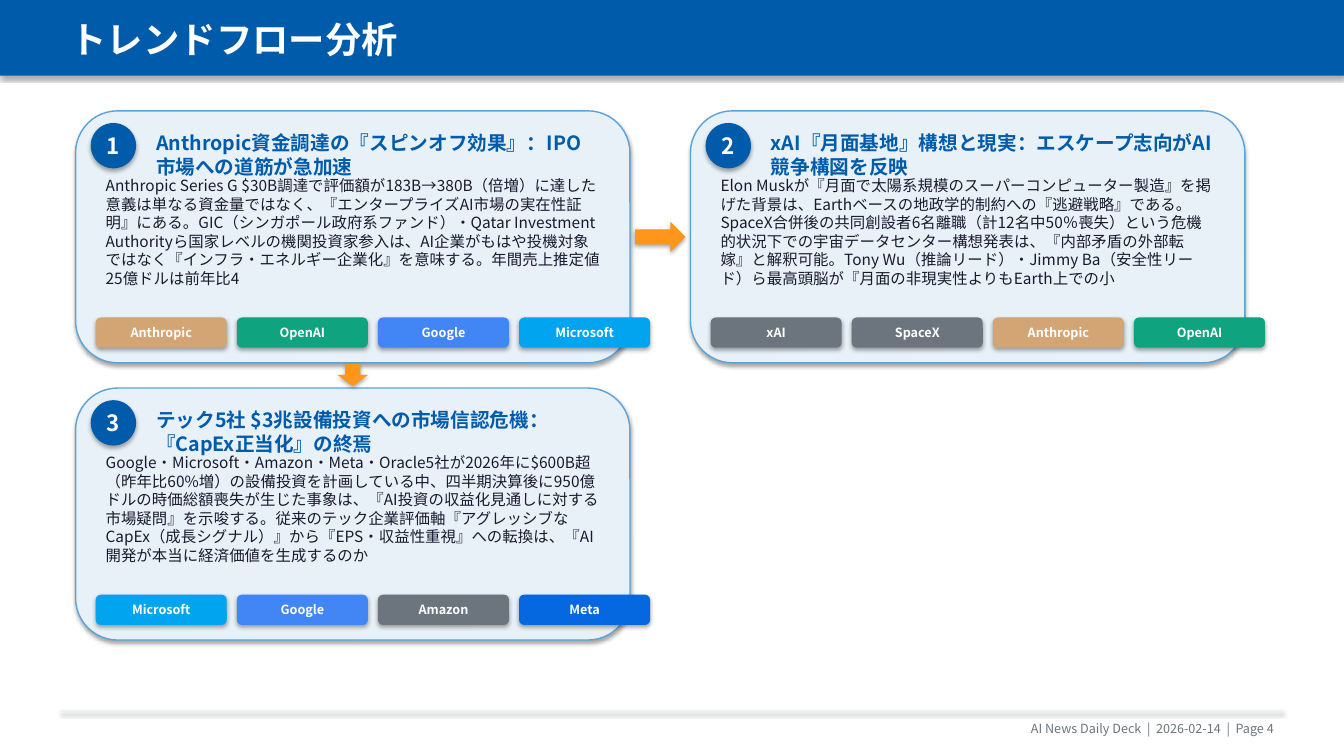
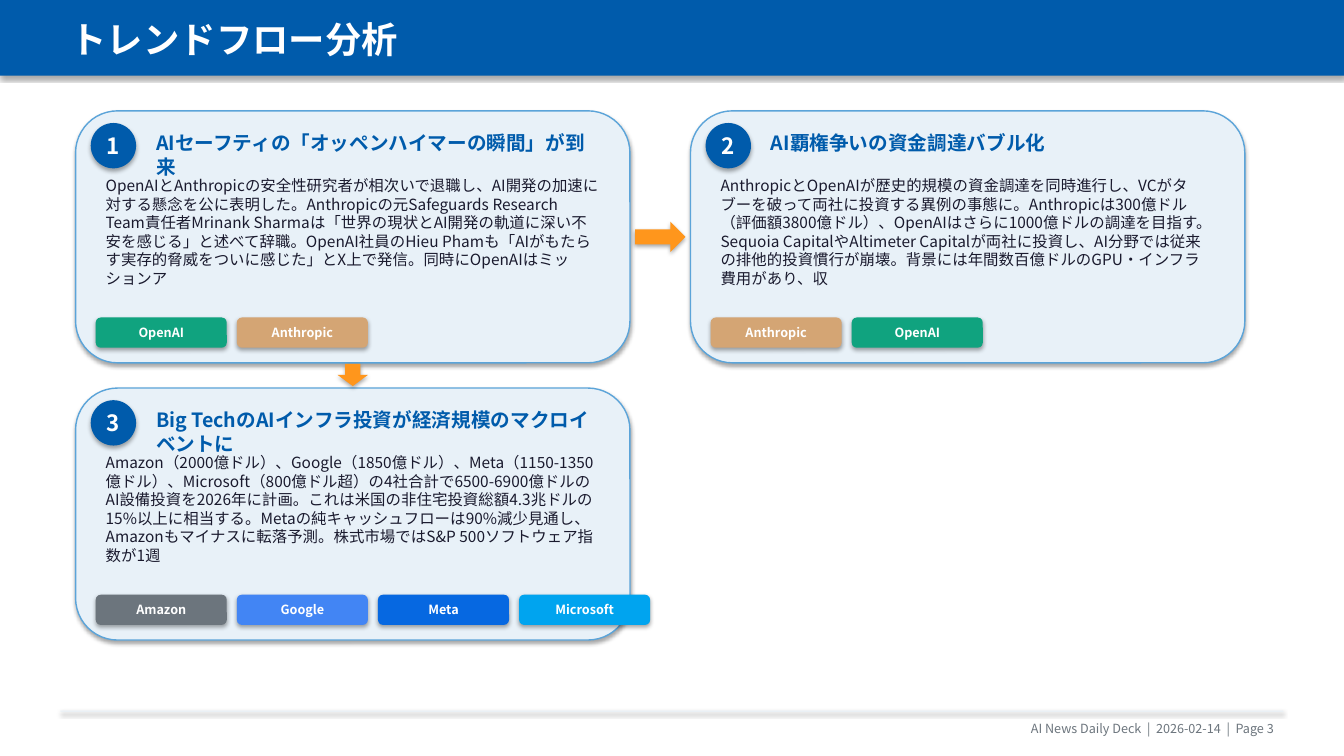
Before and after one commit to chel2311/ai-news-deck-reports, a slide deck: slide 4 of 2026-02-14/report_2026-02-14.pptx (slide 5 before the commit). Drawn at 1344x756 pixels with LibreOffice and Linux fonts; fonts in the diff are those of the drawing. Boxes give left, top, right and bottom in pixels: in the first picture for what was removed or moved away, otherwise in the second. Text is boxed around its words. In the diff, an @@ line names an element or a change of style, - is before the commit and + after.

Commit message:
Add 2026-02-14 daily report

```diff
--- a/2026-02-14/report_2026-02-14.pptx
+++ b/2026-02-14/report_2026-02-14.pptx
@@ text at bbox=[156, 133, 585, 176]: text changed @@
-Anthropic資金調達の『スピンオフ効果』：IPO市場への道筋が急加速
+AIセーフティの「オッペンハイマーの瞬間」が到来
@@ text at bbox=[771, 133, 1045, 152]: text changed @@
-xAI『月面基地』構想と現実：エスケープ志向がAI競争構図を反映
+AI覇権争いの資金調達バブル化
@@ text at bbox=[106, 178, 599, 269]: text changed @@
-Anthropic Series G $30B調達で評価額が183B→380B（倍増）に達した意義は単なる資金量ではなく、『エンタープライズAI市場の実在性証明』にある。GIC（シンガポール政府系ファンド）・Qatar Investment Authorityら国家レベルの機関投資家参入は、AI企業がもはや投機対象ではなく『インフラ・エネルギー企業化』を意味する。年間売上推定値25億ドルは前年比4
+OpenAIとAnthropicの安全性研究者が相次いで退職し、AI開発の加速に対する懸念を公に表明した。Anthropicの元Safeguards Research Team責任者Mrinank Sharmaは「世界の現状とAI開発の軌道に深い不安を感じる」と述べて辞職。OpenAI社員のHieu Phamも「AIがもたらす実存的脅威をついに感じた」とX上で発信。同時にOpenAIはミッションア
@@ text at bbox=[721, 178, 1212, 285]: text changed @@
-Elon Muskが『月面で太陽系規模のスーパーコンピューター製造』を掲げた背景は、Earthベースの地政学的制約への『逃避戦略』である。SpaceX合併後の共同創設者6名離職（計12名中50％喪失）という危機的状況下での宇宙データセンター構想発表は、『内部矛盾の外部転嫁』と解釈可能。Tony Wu（推論リード）・Jimmy Ba（安全性リード）ら最高頭脳が『月面の非現実性よりもEarth上での小
+AnthropicとOpenAIが歴史的規模の資金調達を同時進行し、VCがタブーを破って両社に投資する異例の事態に。Anthropicは300億ドル（評価額3800億ドル）、OpenAIはさらに1000億ドルの調達を目指す。Sequoia CapitalやAltimeter Capitalが両社に投資し、AI分野では従来の排他的投資慣行が崩壊。背景には年間数百億ドルのGPU・インフラ費用があり、収
@@ rounded rectangle removed at bbox=[378, 318, 509, 348] @@
@@ text removed at bbox=[422, 327, 466, 340] @@
-Google
@@ rounded rectangle removed at bbox=[519, 318, 650, 348] @@
@@ rounded rectangle at bbox=[711, 318, 842, 348]: fill #6C757D to #D4A574 @@
@@ text removed at bbox=[766, 327, 785, 337] @@
-xAI
@@ rounded rectangle at bbox=[852, 318, 983, 348]: fill #6C757D to #10A37F @@
@@ text removed at bbox=[895, 327, 940, 340] @@
-SpaceX
@@ rounded rectangle removed at bbox=[993, 318, 1124, 348] @@
@@ rounded rectangle removed at bbox=[1134, 318, 1265, 348] @@
@@ text at bbox=[156, 411, 187, 432]: text changed @@
-テック5社 $3兆設備投資への市場信認危機：『CapEx正当化』の終焉
+Big TechのAIインフラ投資が経済規模のマクロイベントに
@@ text at bbox=[106, 455, 594, 544]: text changed @@
-Google・Microsoft・Amazon・Meta・Oracle5社が2026年に$600B超（昨年比60%増）の設備投資を計画している中、四半期決算後に950億ドルの時価総額喪失が生じた事象は、『AI投資の収益化見通しに対する市場疑問』を示唆する。従来のテック企業評価軸『アグレッシブなCapEx（成長シグナル）』から『EPS・収益性重視』への転換は、『AI開発が本当に経済価値を生成するのか
+Amazon（2000億ドル）、Google（1850億ドル）、Meta（1150-1350億ドル）、Microsoft（800億ドル超）の4社合計で6500-6900億ドルのAI設備投資を2026年に計画。これは米国の非住宅投資総額4.3兆ドルの15%以上に相当する。Metaの純キャッシュフローは90%減少見通し、Amazonもマイナスに転落予測。株式市場ではS&P 500ソフトウェア指数が1週
@@ 3 texts: place and size @@
-3 texts at bbox=[419, 327, 1222, 614]
+3 texts at bbox=[136, 327, 940, 614]
@@ rounded rectangle at bbox=[96, 595, 227, 625]: fill #00A4EF to #6C757D @@
@@ 2 texts, 2 rounded rectangles: place and size @@
-2 texts, 2 rounded rectangles at bbox=[237, 318, 650, 625]
+2 texts, 2 rounded rectangles at bbox=[96, 318, 509, 625]
@@ 2 rounded rectangles, 1 text: place and size @@
-2 rounded rectangles, 1 text at bbox=[96, 318, 509, 625]
+2 rounded rectangles, 1 text at bbox=[237, 318, 650, 625]
@@ text "Microsoft": place and size @@
-text "Microsoft" at bbox=[555, 326, 613, 337]
+text "Microsoft" at bbox=[555, 603, 613, 614]
@@ rounded rectangle at bbox=[519, 595, 650, 625]: fill #6C757D to #00A4EF @@
@@ text removed at bbox=[132, 603, 190, 614] @@
-Microsoft
@@ text at bbox=[1031, 723, 1274, 736]: text changed @@
-AI News Daily Deck | 2026-02-14 | Page 4
+AI News Daily Deck | 2026-02-14 | Page 3
```
Also in this commit, not shown: 5 other slides changed, 3 slides added, 6 slides removed, 5 other files.
